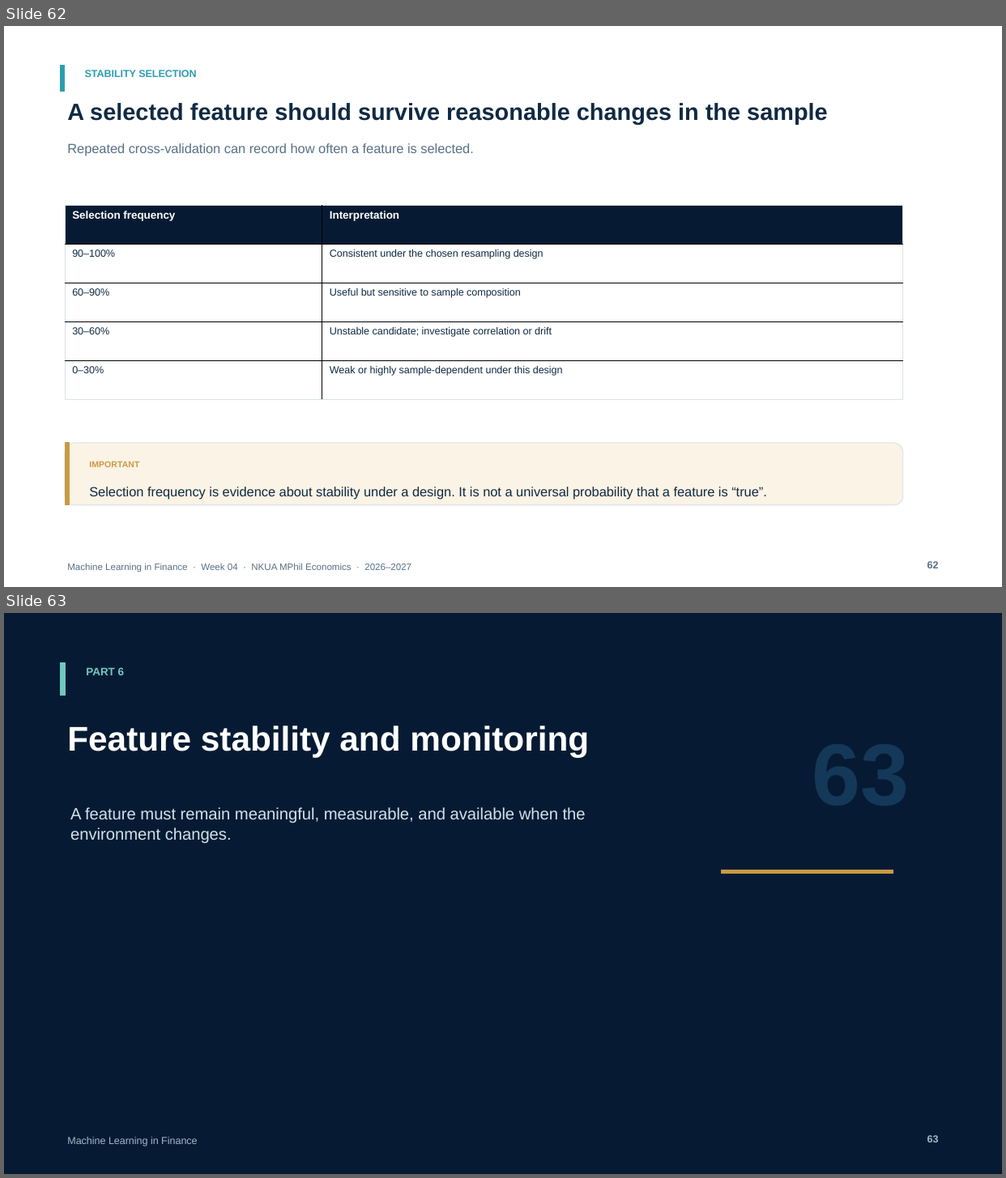
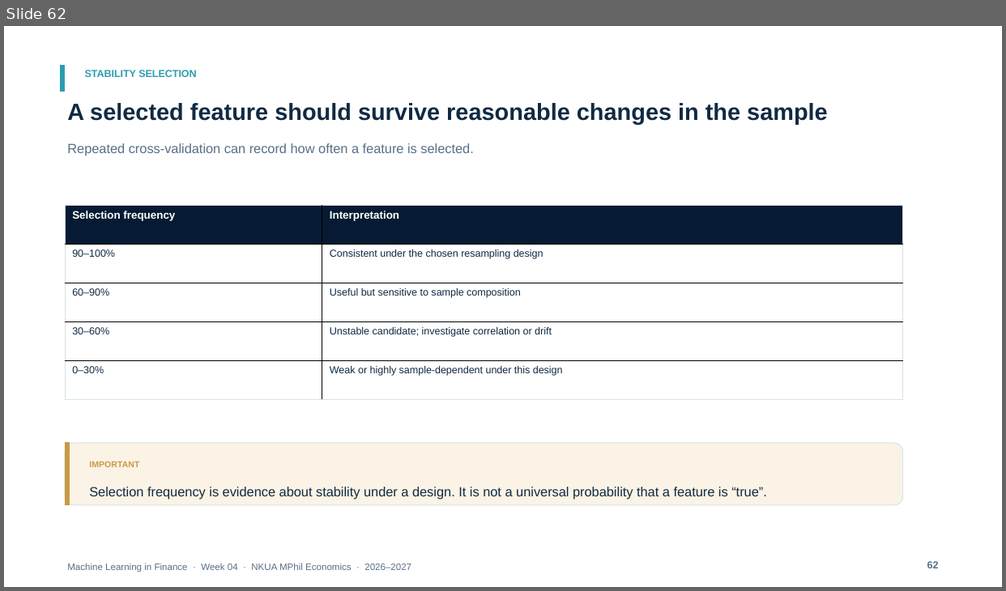
Before and after one commit to fkottas/Teaching-Courses, a slide deck: Machine Learning in Finance/2026-2027/lectures/week-04/slides/Lecture_04_Feature_Engineering_for_Financial_Data_2026-2027.pptx. Shown one above the other, each under a label of ours: slides 62 and 63 before the commit, slide 62 after it. The pictures are 1006x1178 and 1006x591 pixels, drawn with LibreOffice and Linux fonts; fonts in the diff are those of the drawing. Boxes give left, top, right and bottom in pixels: in the first picture for what was removed or moved away, otherwise in the second. Text is boxed around its words. In the diff, an @@ line names an element or a change of style, - is before the commit and + after.

Commit message:
Revise Week 4 visuals, stability plots, and math walkthroughs

```diff
--- a/Machine Learning in Finance/2026-2027/lectures/week-04/slides/Lecture_04_Feature_Engineering_for_Financial_Data_2026-2027.pptx
+++ b/Machine Learning in Finance/2026-2027/lectures/week-04/slides/Lecture_04_Feature_Engineering_for_Financial_Data_2026-2027.pptx
@@ slide 63 removed at bbox=[4, 613, 1002, 1174], background #061B33 @@
@@ rectangle removed at bbox=[60, 663, 65, 696] @@
@@ text removed at bbox=[86, 667, 124, 675] @@
-PART 6
@@ text removed at bbox=[67, 726, 589, 757] @@
-Feature stability and monitoring
@@ text removed at bbox=[70, 807, 586, 843] @@
-A feature must remain meaningful, measurable, and available when the environment changes.
@@ rectangle removed at bbox=[721, 871, 893, 874] @@
@@ text removed at bbox=[67, 1137, 197, 1147] @@
-Machine Learning in Finance
@@ text removed at bbox=[927, 1135, 939, 1143] @@
-63
```
Also in this commit, not shown: 3 slides changed, 9 slides added, 8 other slides removed, 8 other files.
